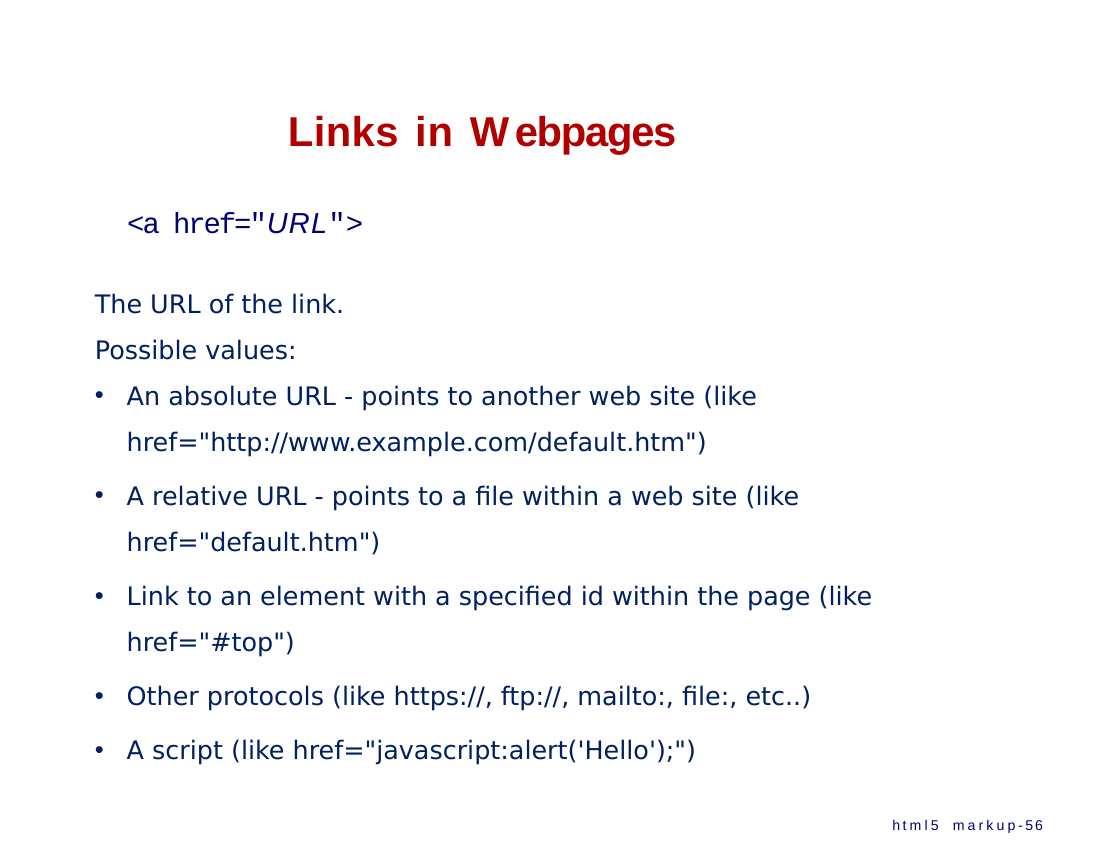
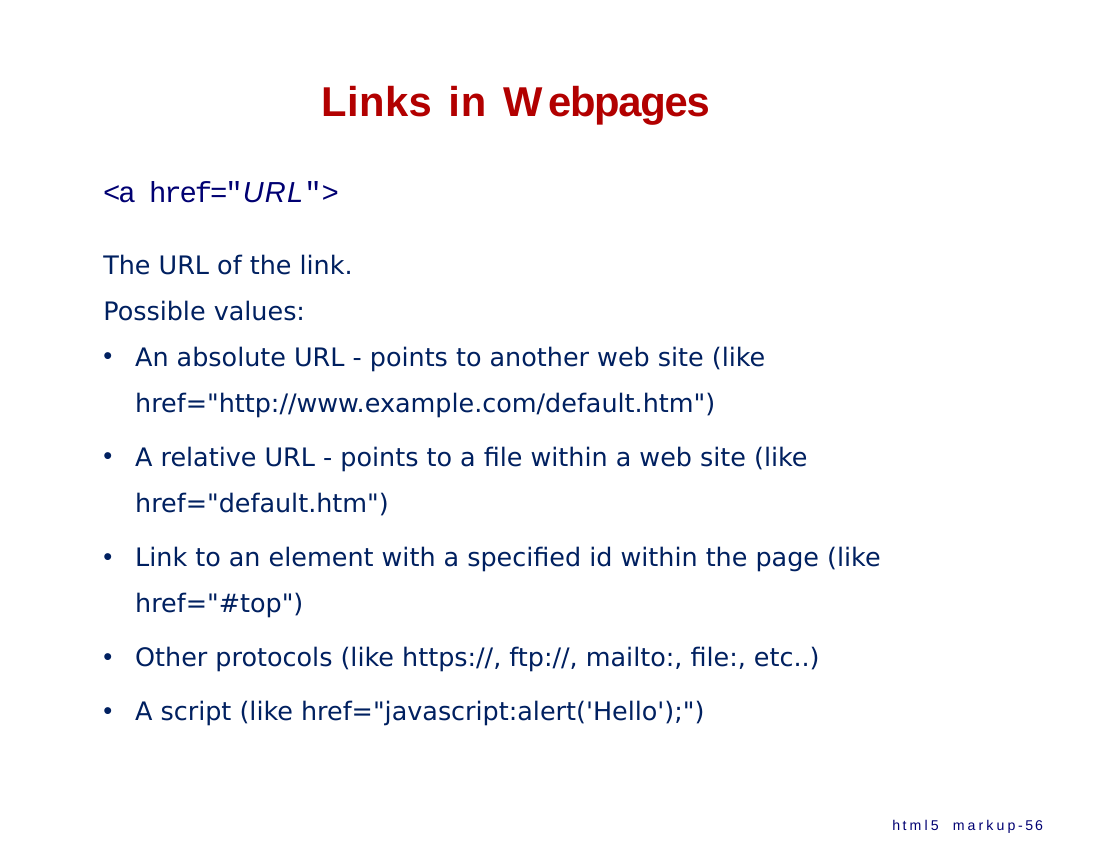
Before and after one commit to ppawar/ppawar.github.io, a slide deck: slide 56 of Spring2020/CSE102-S20/lectures/CSE102_S20_HTML.pptx. Drawn at 1120x865 pixels with LibreOffice and Linux fonts; fonts in the diff are those of the drawing. Boxes give left, top, right and bottom in pixels: in the first picture for what was removed or moved away, otherwise in the second. Text is boxed around its words. In the diff, an @@ line names an element or a change of style, - is before the commit and + after.

```diff
--- a/Spring2020/CSE102-S20/lectures/CSE102_S20_HTML.pptx
+++ b/Spring2020/CSE102-S20/lectures/CSE102_S20_HTML.pptx
@@ title "Links in Webpages": place and size @@
-title "Links in Webpages" at (288,115,453,147)
+title "Links in Webpages" at (321,85,486,117)
@@ text "<a href="URL">": place and size @@
-text "<a href="URL">" at (127,212,363,234)
+text "<a href="URL">" at (103,181,339,203)
@@ text "The URL of the link.": place and size @@
-text "The URL of the link." at (95,293,873,765)
+text "The URL of the link." at (103,254,881,726)
```
Also in this commit, not shown: 23 other slides changed, 1 slide added, 1 slide removed, 3 other files.
